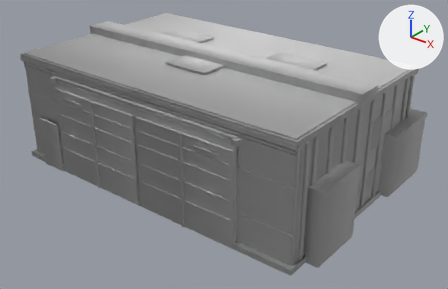
Before and after pictures for a commit that changed the FBX model game/Airside/Assets/Airside/Art/Models/Buildings/mdl_hangar_small_authored_v01.fbx.
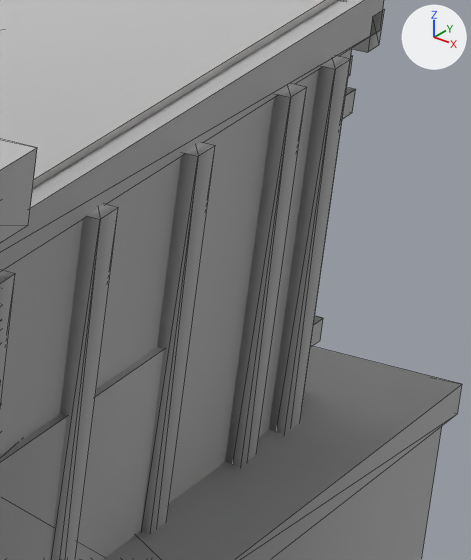
The first picture shows the older version from a 50 mm lens placed at (0.1607, -0.194, 0.1319), pointed at (0.0068, -0.0016, 0.0126). The close-ups show the older and then the newer version on the part from 83% to 96% of the width and 23% to 46% of the height of that picture. Only the edits that show in the close-ups are written down. Every picture has the same lights, and +X, +Y and +Z are marked at upper right. The close-ups show mesh edges as thin lines. Where no turn or scale is listed for an object, it has been applied to the vertices.

In view in the first close-up: 'cladding_face_r', 'hangar_shell', 'office_lean', 'office_roof', 'roof_panel_r', 'roof_ridge', 'side_vent_b', 'wall_rib_r_1', 'wall_rib_r_2', 'wall_rib_r_3', 'wall_rib_r_4', 'wall_rib_r_9' and 3 more.
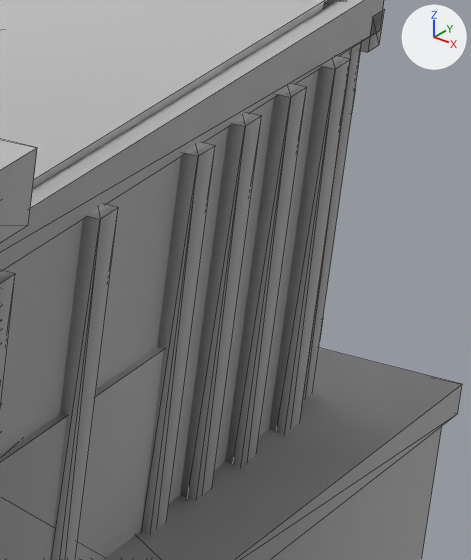
Boxes (x1, y1, x2, y2) around the edits, measured in the close-ups (471 x 560 px):
```json
{"object": "wall_rib_r_11", "change": "added", "after": [180, 113, 262, 499]}
{"object": "corner_trim_br", "change": "added", "after": [303, 42, 362, 400]}
{"object": "roof_flash_back", "change": "added", "after": [323, 0, 335, 9]}
```

Scene script edits in JSON lines:
```json
{"op": "add", "block": "me_mesh_104_1", "code": ["me_mesh_104_1 = bpy.data.meshes.new('Mesh.104')", "me_mesh_104_1.from_pydata(...)  # a box spanning x -0.07..0.07, y 0.041..0.043, z 0.0491..0.0499", "me_mesh_104_1.polygons.foreach_set('use_smooth', [True] * 12)", "me_mesh_104_1.materials.append(mat_defaultmaterial)  # light grey #cbcbcb"]}
{"op": "add", "block": "me_mesh_100_1", "code": ["me_mesh_100_1 = bpy.data.meshes.new('Mesh.100')", "me_mesh_100_1.from_pydata(...)  # a box spanning x 0.0693..0.0707, y 0.0433..0.0447, z 0.002..0.048", "me_mesh_100_1.polygons.foreach_set('use_smooth', [True] * 12)", "me_mesh_100_1.materials.append(mat_defaultmaterial)  # light grey #cbcbcb"]}
{"op": "add", "block": "me_mesh_132_1", "code": ["me_mesh_132_1 = bpy.data.meshes.new('Mesh.132')", "me_mesh_132_1.from_pydata(...)  # a box spanning x 0.0707..0.0717, y 0.0291..0.0309, z 0.0025..0.0475", "me_mesh_132_1.polygons.foreach_set('use_smooth', [True] * 12)", "me_mesh_132_1.materials.append(mat_defaultmaterial)  # light grey #cbcbcb"]}
{"op": "add", "block": "ob_roof_flash_back", "code": ["ob_roof_flash_back = bpy.data.objects.new('roof_flash_back', me_mesh_104_1)", "ob_roof_flash_back.location = (0.0, 0.0, 0.0)"]}
{"op": "add", "block": "ob_corner_trim_br", "code": ["ob_corner_trim_br = bpy.data.objects.new('corner_trim_br', me_mesh_100_1)", "ob_corner_trim_br.location = (0.0, 0.0, 0.0)"]}
{"op": "add", "block": "ob_wall_rib_r_11", "code": ["ob_wall_rib_r_11 = bpy.data.objects.new('wall_rib_r_11', me_mesh_132_1)", "ob_wall_rib_r_11.location = (0.0, 0.0, 0.0)"]}
```
